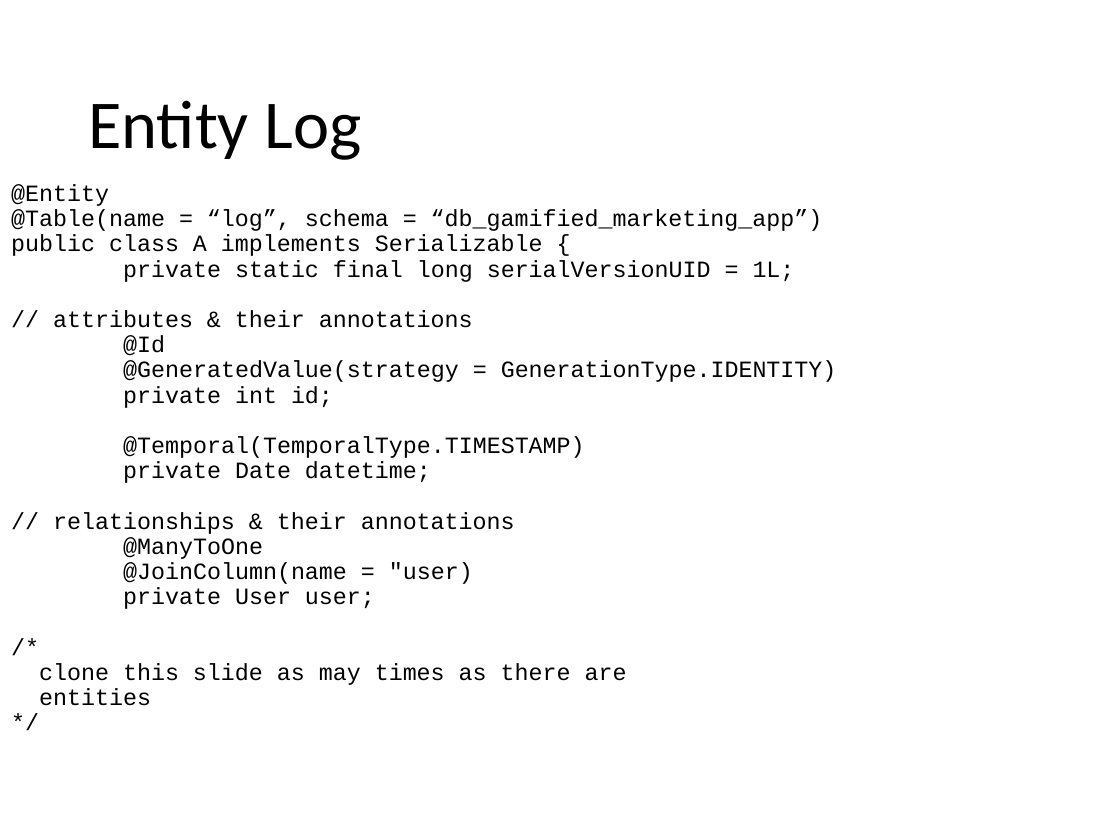
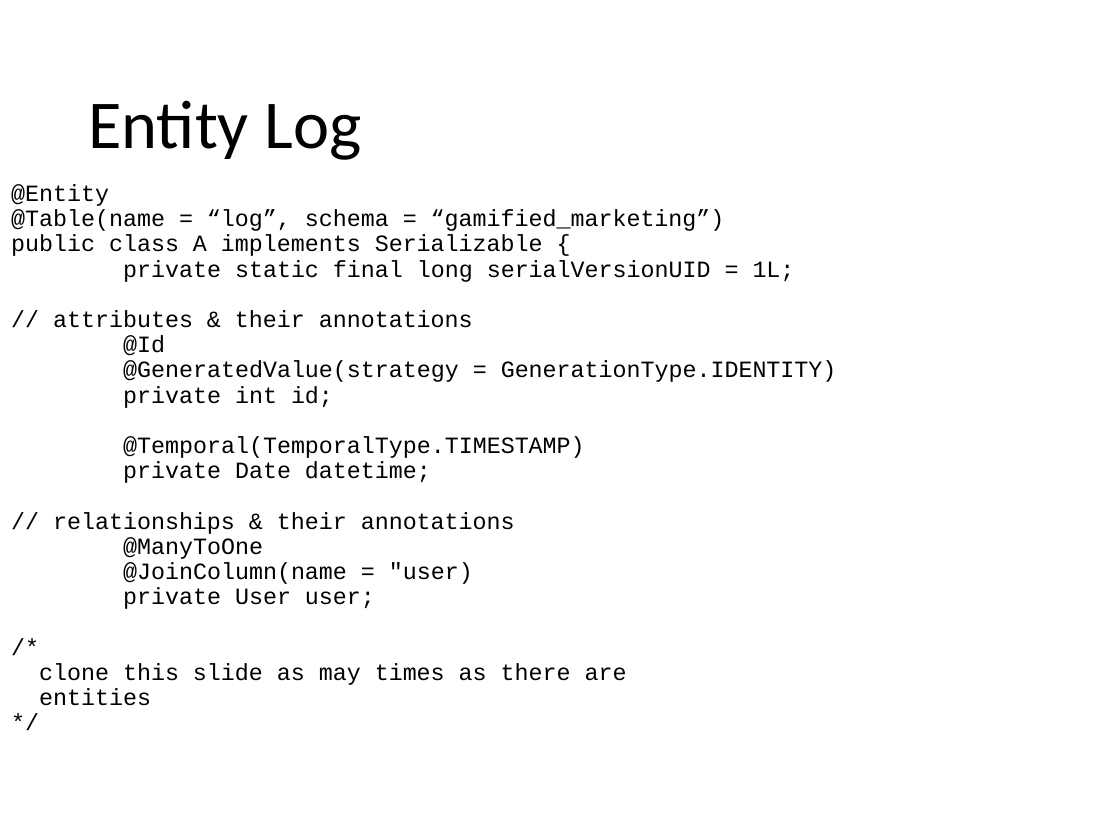
Before and after one commit to Danielededo/Gamified-marketing-application-DB2, a slide deck: slide 13 of Documentation/Presentation.pptx. Drawn at 1120x840 pixels with LibreOffice and Linux fonts; fonts in the diff are those of the drawing. Boxes give left, top, right and bottom in pixels: in the first picture for what was removed or moved away, otherwise in the second. Text is boxed around its words. In the diff, an @@ line names an element or a change of style, - is before the commit and + after.

Commit message:
presentation

```diff
--- a/Documentation/Presentation.pptx
+++ b/Documentation/Presentation.pptx
@@ text at [11, 209, 725, 231]: text changed @@
-@Table(name = “log”, schema = “db_gamified_marketing_app”)
+@Table(name = “log”, schema = “gamified_marketing”)
```
Also in this commit, not shown: 2 other slides changed, 5 slides added.
